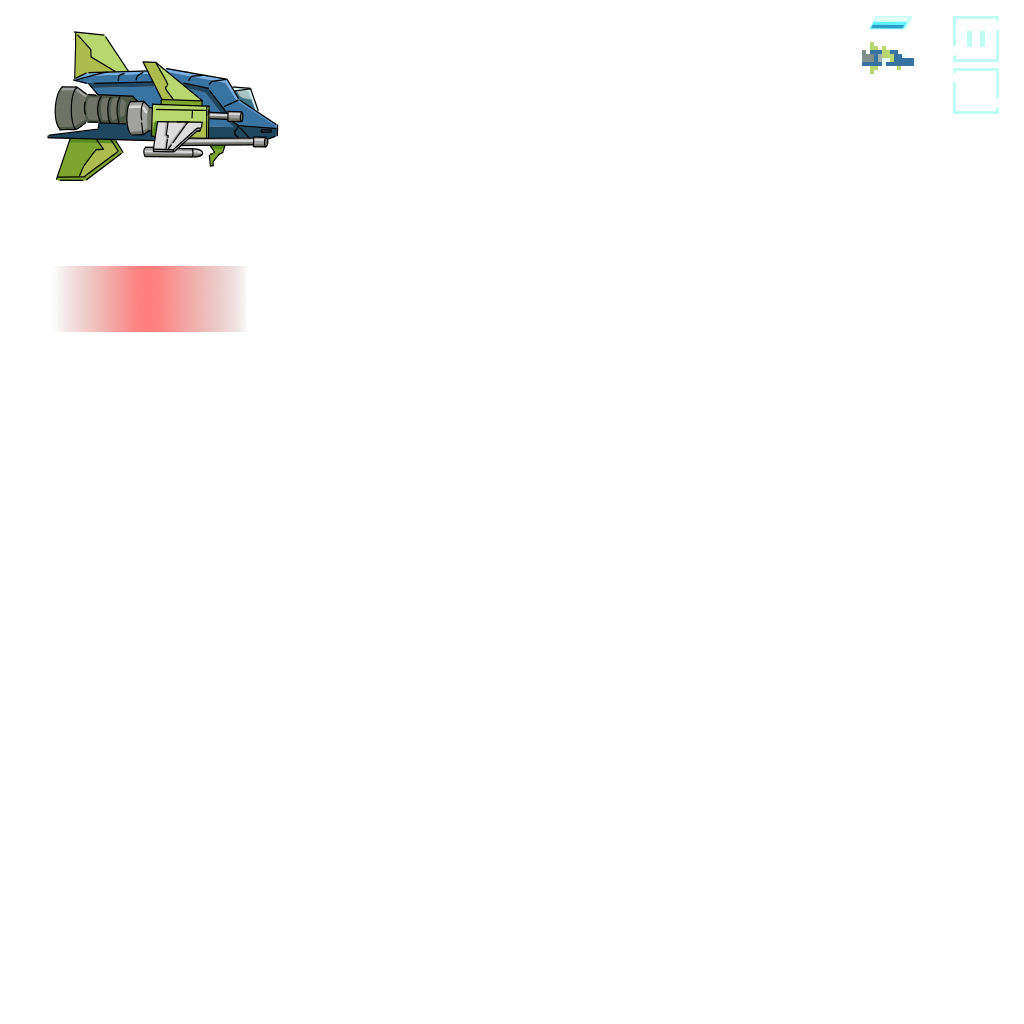
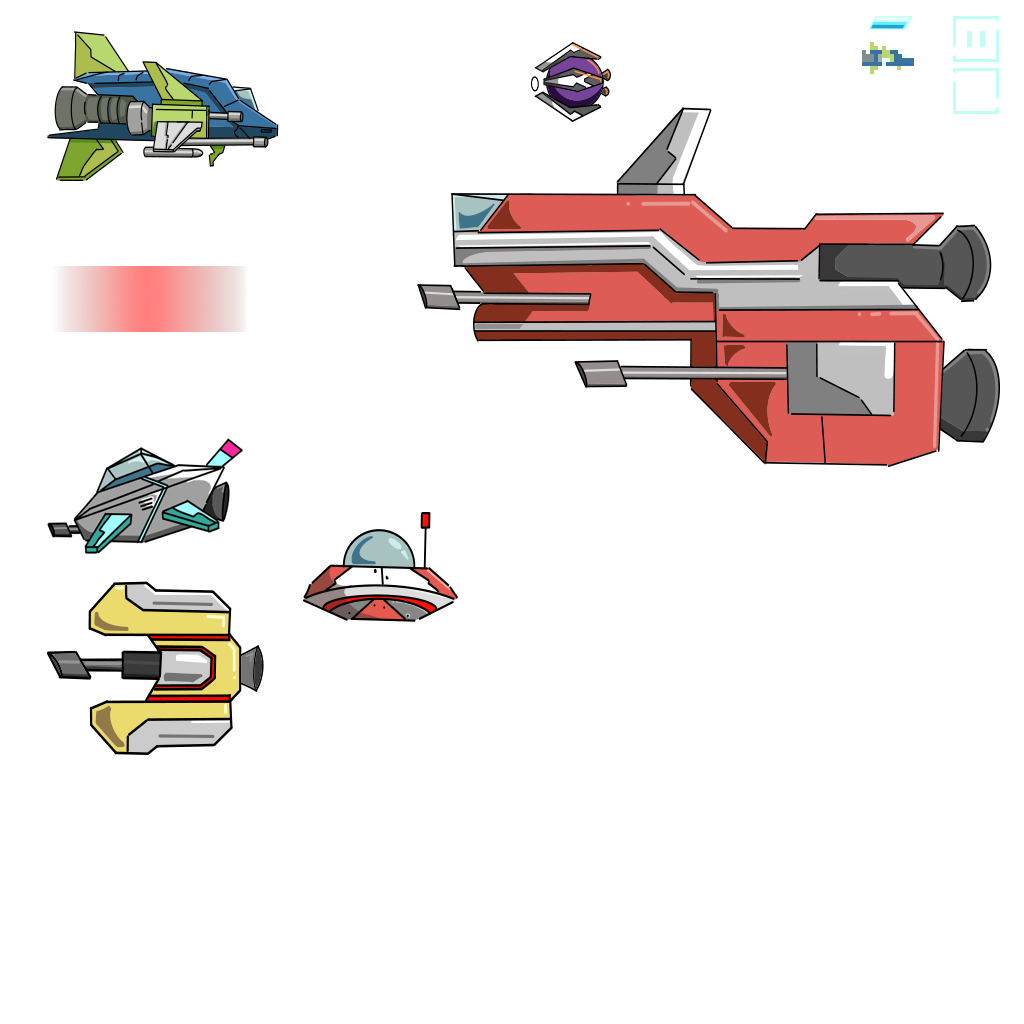
Two versions of the same layered image (1024x1024). Layer-by-layer changes:
added layer "Vector layer" (1st of 2) above "Vector layer" over (303, 512, 458, 622)
added layer "Vector layer" (2nd of 2) above "Enemy Ship" over (47, 581, 264, 755)
added layer "Enemy Ship" above "Drone Ship" over (47, 438, 243, 554)
added layer "Drone Ship" above "Boss Ship" over (531, 42, 611, 122)
added layer "Boss Ship" above "Warning" over (417, 107, 1000, 467)
